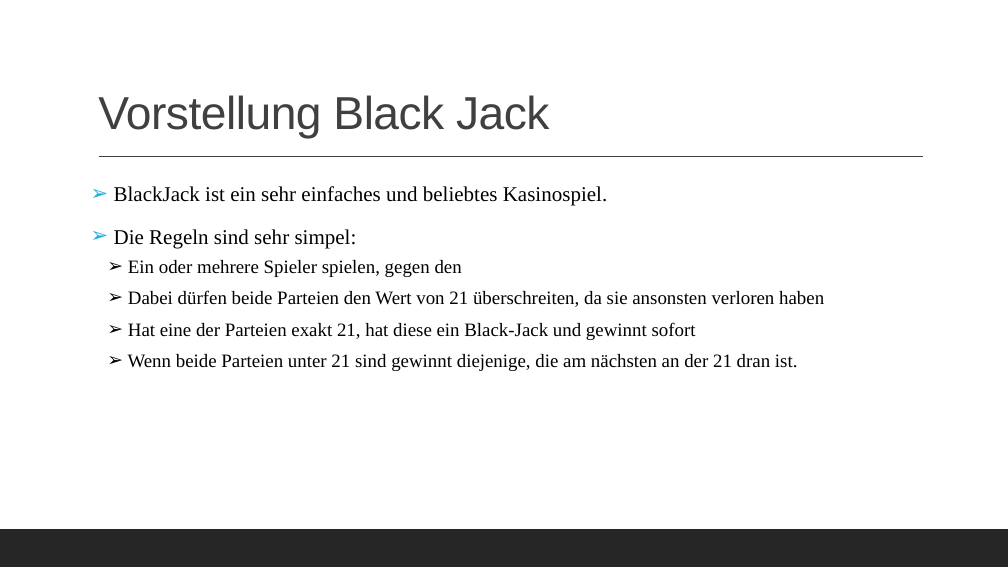
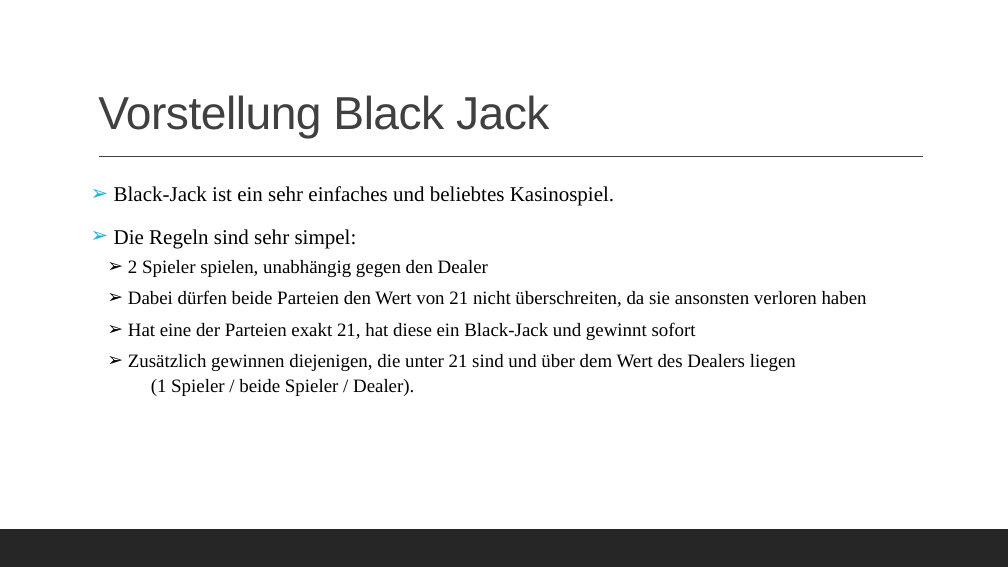
Before and after one commit to KraupaMario/DV-Projekt, a slide deck: slide 3 of 4_Praesentation/DV-Projekt.pptx. Drawn at 1008x567 pixels with LibreOffice and Linux fonts; fonts in the diff are those of the drawing. Boxes give left, top, right and bottom in pixels: in the first picture for what was removed or moved away, otherwise in the second. Text is boxed around its words. In the diff, an @@ line names an element or a change of style, - is before the commit and + after.

```diff
--- a/4_Praesentation/DV-Projekt.pptx
+++ b/4_Praesentation/DV-Projekt.pptx
@@ text at (x1=114, y1=186, x2=614, y2=206): text changed @@
-➢ BlackJack ist ein sehr einfaches und beliebtes Kasinospiel.
+➢ Black-Jack ist ein sehr einfaches und beliebtes Kasinospiel.
@@ text at (x1=128, y1=260, x2=867, y2=307): text changed @@
-  ➢ Ein oder mehrere Spieler spielen, gegen den
-  ➢ Dabei dürfen beide Parteien den Wert von 21 überschreiten, da sie ansonsten verloren haben
+  ➢ 2 Spieler spielen, unabhängig gegen den Dealer
+  ➢ Dabei dürfen beide Parteien den Wert von 21 nicht überschreiten, da sie ansonsten verloren haben
@@ text at (x1=128, y1=354, x2=796, y2=396): text changed @@
-  ➢ Wenn beide Parteien unter 21 sind gewinnt diejenige, die am nächsten an der 21 dran ist.
+  ➢ Zusätzlich gewinnen diejenigen, die unter 21 sind und über dem Wert des Dealers liegen (1 Spieler / beide Spieler / Dealer).
```
Also in this commit, not shown: 3 other slides changed, 1 slide added, 2 slides removed, 3 other files.
